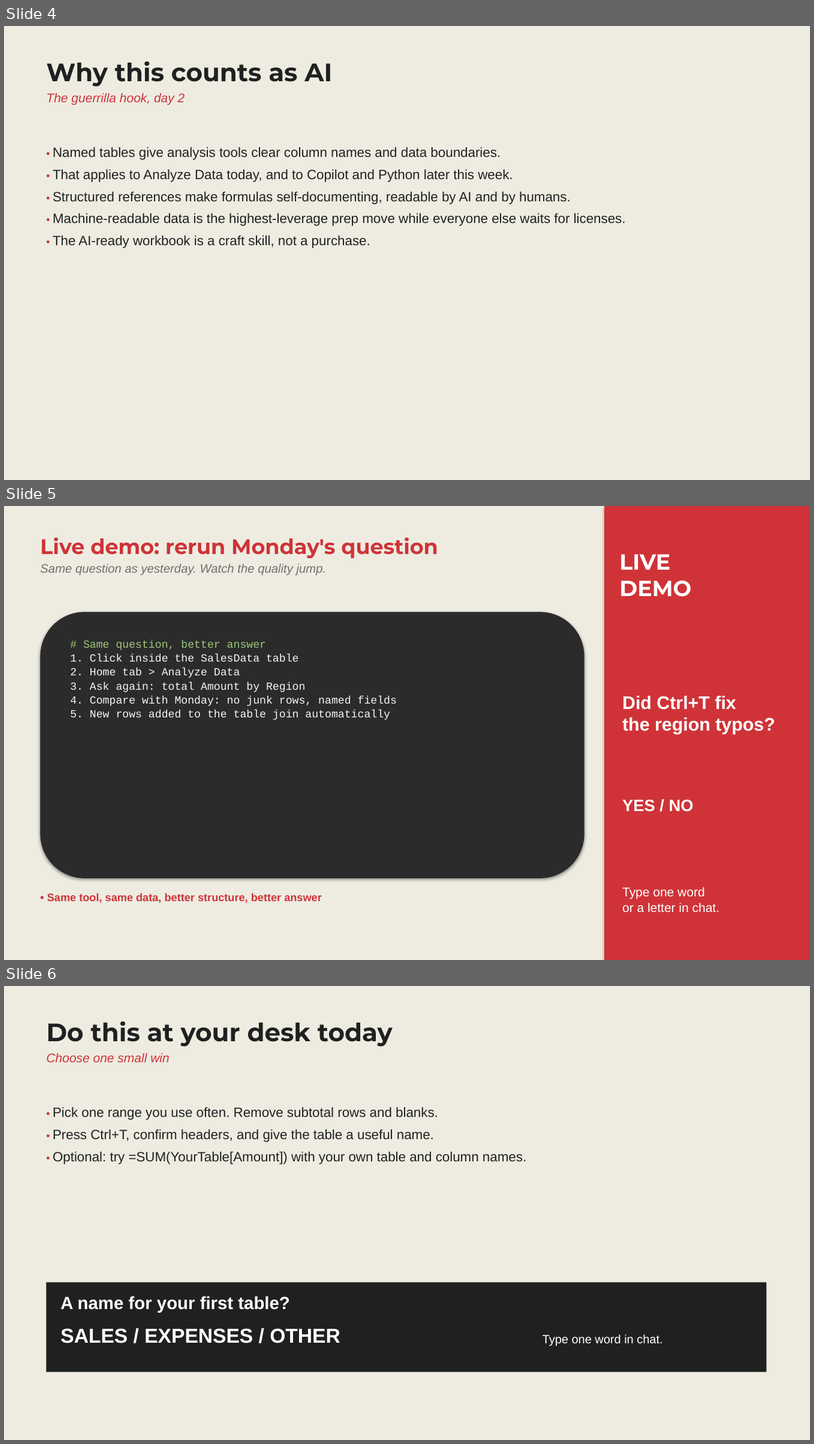
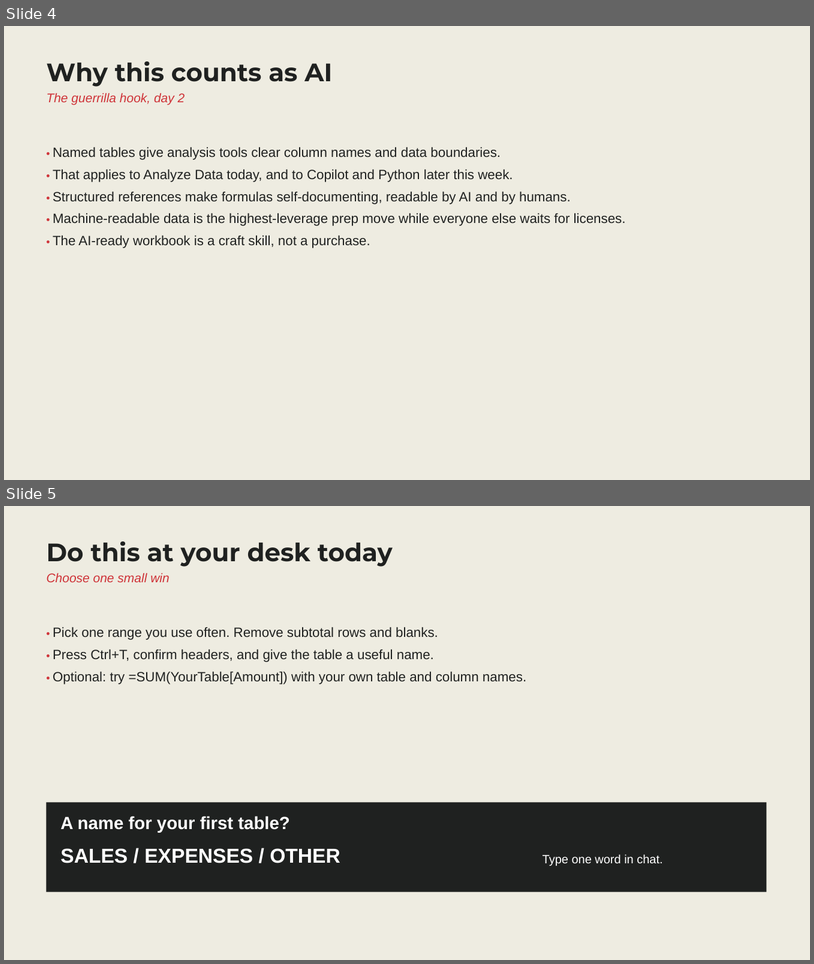
Before and after one commit to stringfestdata/guerilla-ai-for-excel, a slide deck: Day 2/Guerrilla AI - Day 2 - Slides.pptx. Shown one above the other, each under a label of ours: slides 4, 5 and 6 before the commit, slides 4 and 5 after it. The pictures are 814x1444 and 814x964 pixels, drawn with LibreOffice and Linux fonts; fonts in the diff are those of the drawing. Boxes give left, top, right and bottom in pixels: in the first picture for what was removed or moved away, otherwise in the second. Text is boxed around its words. In the diff, an @@ line names an element or a change of style, - is before the commit and + after.

```diff
--- a/Day 2/Guerrilla AI - Day 2 - Slides.pptx
+++ b/Day 2/Guerrilla AI - Day 2 - Slides.pptx
@@ slide 5 removed at (4, 506, 810, 960), background #EEECE1 @@
@@ rectangle removed at (605, 506, 810, 960) @@
@@ text removed at (40, 537, 438, 575) @@
-Live demo: rerun Monday's question
-Same question as yesterday. Watch the quality jump.
@@ text removed at (620, 554, 692, 597) @@
-LIVE
-DEMO
@@ rounded rectangle removed at (40, 612, 585, 878) @@
-# Same question, better answer
-1. Click inside the SalesData table
-2. Home tab > Analyze Data
-3. Ask again: total Amount by Region
-4. Compare with Monday: no junk rows, named fields
-5. New rows added to the table join automatically
@@ text removed at (623, 696, 776, 734) @@
-Did Ctrl+T fix
-the region typos?
@@ text removed at (623, 799, 694, 811) @@
-YES / NO
@@ text removed at (47, 893, 322, 903) @@
-• Same tool, same data, better structure, better answer
@@ text removed at (623, 886, 720, 912) @@
-Type one word
-or a letter in chat.
@@ what was slide 6 is now slide 5 @@
```
Also in this commit, not shown: 1 other file.
